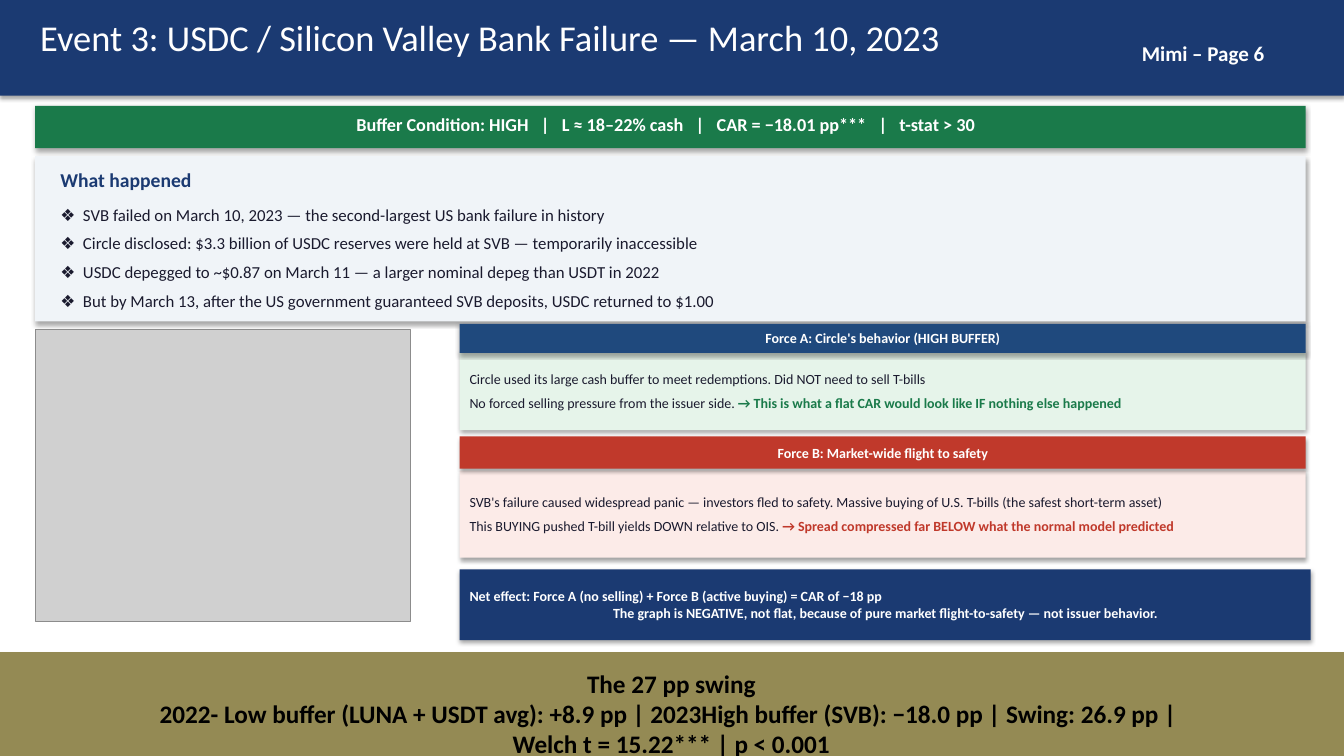
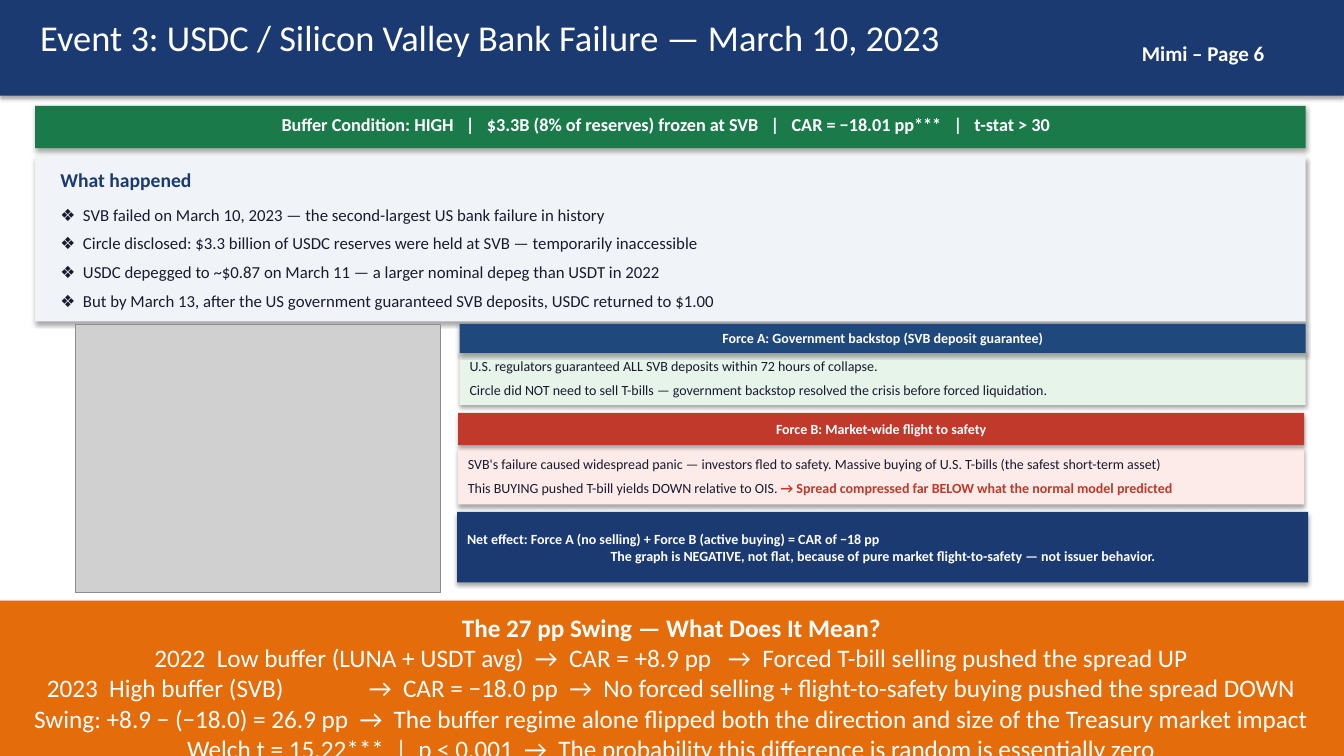
Before and after one commit to kimmireu0921/Stablecoins-and-the-Exorbitant-Privilege, a slide deck: slide 6 of presentations/0526_Stablecoin_Exorbitant_Privilege.pptx. Drawn at 1344x756 pixels with LibreOffice and Linux fonts; fonts in the diff are those of the drawing; grey boxes stand for pictures. Boxes give left, top, right and bottom in pixels: in the first picture for what was removed or moved away, otherwise in the second. Text is boxed around its words. In the diff, an @@ line names an element or a change of style, - is before the commit and + after.

```diff
--- a/presentations/0526_Stablecoin_Exorbitant_Privilege.pptx
+++ b/presentations/0526_Stablecoin_Exorbitant_Privilege.pptx
@@ rectangle: place and size @@
-rectangle at bbox=[0, 29, 1344, 756]
+rectangle at bbox=[0, 35, 1344, 756]
@@ text at bbox=[282, 117, 1049, 134]: text changed @@
-Buffer Condition: HIGH | L ≈ 18–22% cash | CAR = −18.01 pp*** | t-stat > 30
+Buffer Condition: HIGH | $3.3B (8% of reserves) frozen at SVB | CAR = −18.01 pp*** | t-stat > 30
@@ picture: place and size @@
-picture at bbox=[35, 330, 410, 621]
+picture at bbox=[75, 325, 441, 593]
@@ rectangle "U.S. regulators guaranteed ALL SVB ...": place and size @@
-rectangle "U.S. regulators guaranteed ALL SVB ..." at bbox=[460, 352, 1306, 431]
+rectangle "U.S. regulators guaranteed ALL SVB ..." at bbox=[460, 352, 1306, 405]
@@ text in rectangle at bbox=[722, 333, 1043, 346]: text changed @@
-Force A: Circle's behavior (HIGH BUFFER)
+Force A: Government backstop (SVB deposit guarantee)
@@ text in rectangle at bbox=[470, 361, 1047, 398]: text changed @@
-Circle used its large cash buffer to meet redemptions. Did NOT need to sell T-bills
-No forced selling pressure from the issuer side. → This is what a flat CAR would look like IF nothing else happened
+U.S. regulators guaranteed ALL SVB deposits within 72 hours of collapse.
+Circle did NOT need to sell T-bills — government backstop resolved the crisis before forced liquidation.
@@ rectangle "Force B: Market-wide flight to ...": place and size @@
-rectangle "Force B: Market-wide flight to ..." at bbox=[460, 437, 1306, 469]
+rectangle "Force B: Market-wide flight to ..." at bbox=[458, 413, 1304, 446]
@@ rectangle "SVB's failure caused widespread panic ...": place and size @@
-rectangle "SVB's failure caused widespread panic ..." at bbox=[460, 471, 1306, 558]
+rectangle "SVB's failure caused widespread panic ..." at bbox=[458, 448, 1304, 505]
@@ rectangle "Net effect: Force A (no ...": place and size @@
-rectangle "Net effect: Force A (no ..." at bbox=[460, 570, 1311, 640]
+rectangle "Net effect: Force A (no ..." at bbox=[457, 512, 1308, 583]
@@ rectangle "The 27 pp Swing — ...": place and size @@
-rectangle "The 27 pp Swing — ..." at bbox=[0, 652, 1344, 756]
+rectangle "The 27 pp Swing — ..." at bbox=[0, 601, 1344, 756]
@@ rectangle "The 27 pp Swing — ..." at bbox=[0, 601, 1344, 756]: fill #948A54 to #E46C0A @@
@@ text in rectangle at bbox=[34, 619, 1307, 733]: text changed; text colour #000000 to #FFFFFF; bold off @@
-The 27 pp swing
-2022- Low buffer (LUNA + USDT avg): +8.9 pp | 2023High buffer (SVB): −18.0 pp | Swing: 26.9 pp |
-Welch t = 15.22*** | p < 0.001
+The 27 pp Swing — What Does It Mean?
+2022 Low buffer (LUNA + USDT avg) → CAR = +8.9 pp → Forced T-bill selling pushed the spread UP
+2023 High buffer (SVB) → CAR = −18.0 pp → No forced selling + flight-to-safety buying pushed the spread DOWN
+Swing: +8.9 − (−18.0) = 26.9 pp → The buffer regime alone flipped both the direction and size of the Treasury market impact
+Welch t = 15.22*** | p < 0.001 → The probability this difference is random is essentially zero
```
Also in this commit, not shown: 2 other files.
